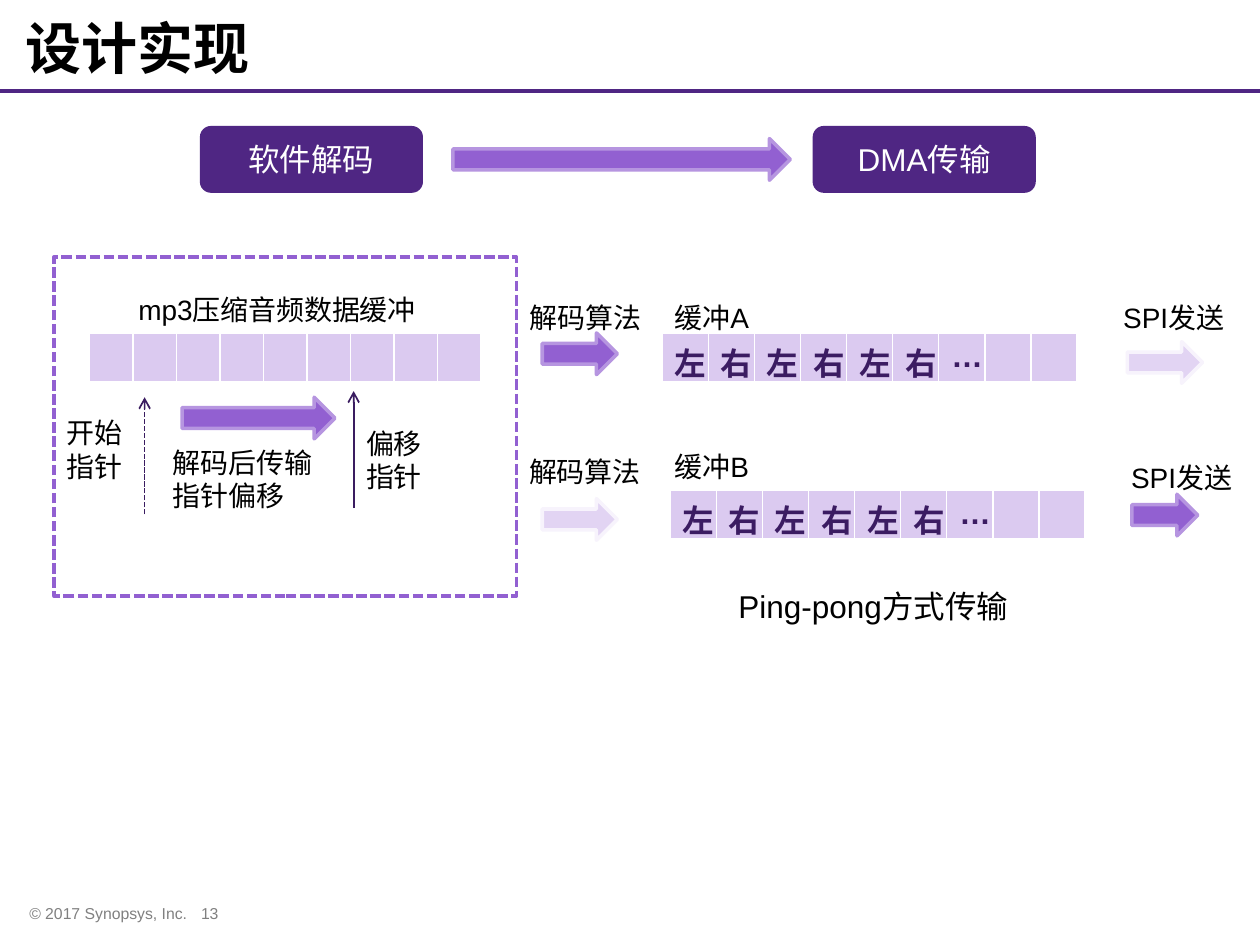
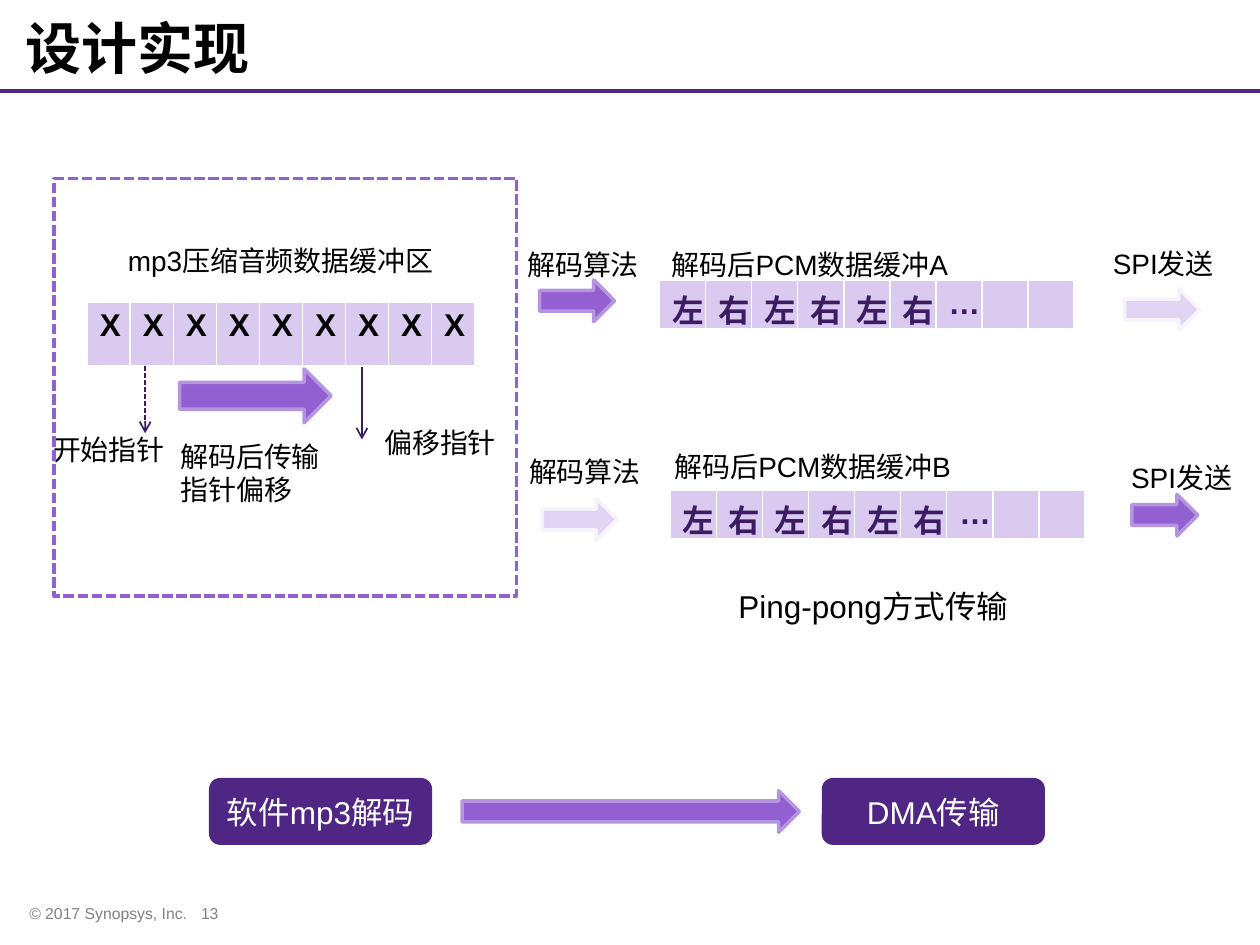
Before and after one commit to whutddk/iRhythm, a slide deck: slide 13 of doc/Synopsys ARC杯电子设计竞赛作品展示模板.pptx. Drawn at 1260x945 pixels with LibreOffice and Linux fonts; fonts in the diff are those of the drawing; background and template pictures are left out. Boxes give left, top, right and bottom in pixels: in the first picture for what was removed or moved away, otherwise in the second. Text is boxed around its words. In the diff, an @@ line names an element or a change of style, - is before the commit and + after.

```diff
--- a/doc/Synopsys ARC杯电子设计竞赛作品展示模板.pptx
+++ b/doc/Synopsys ARC杯电子设计竞赛作品展示模板.pptx
@@ rectangle: place and size @@
-rectangle at [54,257,517,596]
+rectangle at [54,179,517,596]
@@ text "SPI发送": place and size @@
-text "SPI发送" at [1123,306,1224,331]
+text "SPI发送" at [1113,252,1214,277]
@@ text at [128,249,433,276]: text changed @@
-mp3压缩音频数据缓冲
+mp3压缩音频数据缓冲区
@@ text "解码算法": place and size @@
-text "解码算法" at [530,304,642,336]
+text "解码算法" at [527,251,639,283]
@@ text at [672,251,948,283]: text changed @@
-缓冲A
+解码后PCM数据缓冲A
@@ right arrow: place and size @@
-right arrow at [542,333,617,374]
+right arrow at [539,280,615,321]
@@ table: place and size @@
-table at [663,333,1082,388]
+table at [659,280,1079,545]
@@ right arrow: place and size @@
-right arrow at [1128,341,1203,383]
+right arrow at [1125,289,1201,330]
@@ table at [87,302,472,368] @@
-row 1:  |  |  |  |  |  |  |  | 
+row 1: X | X | X | X | X | X | X | X | X
@@ table: place and size @@
-table at [89,333,486,383]
+table at [87,302,472,368]
@@ arrow moved from (145, 514) - (145, 397) to (145, 367) - (145, 433) @@
@@ right arrow: place and size @@
-right arrow at [183,397,335,438]
+right arrow at [180,369,331,423]
@@ arrow moved from (354, 508) - (354, 391) to (362, 367) - (362, 440) @@
@@ text "开始指针" rewrapped from [67,419,123,480] to [53,436,165,469] @@
@@ text "解码后传输指针偏移": place and size @@
-text "解码后传输指针偏移" at [173,449,313,509]
+text "解码后传输指针偏移" at [180,443,320,503]
@@ text "偏移指针" rewrapped from [366,430,422,490] to [384,429,496,456] @@
@@ text at [675,453,951,480]: text changed @@
-缓冲B
+解码后PCM数据缓冲B
@@ 2 rounded rectangles, 1 right arrow: place and size @@
-2 rounded rectangles, 1 right arrow at [200,126,1036,193]
+2 rounded rectangles, 1 right arrow at [209,777,1045,844]
@@ text in rounded rectangle at [227,797,414,831]: text changed @@
-软件解码
+软件mp3解码
```
Also in this commit, not shown: 12 other slides changed, 1 other file.
